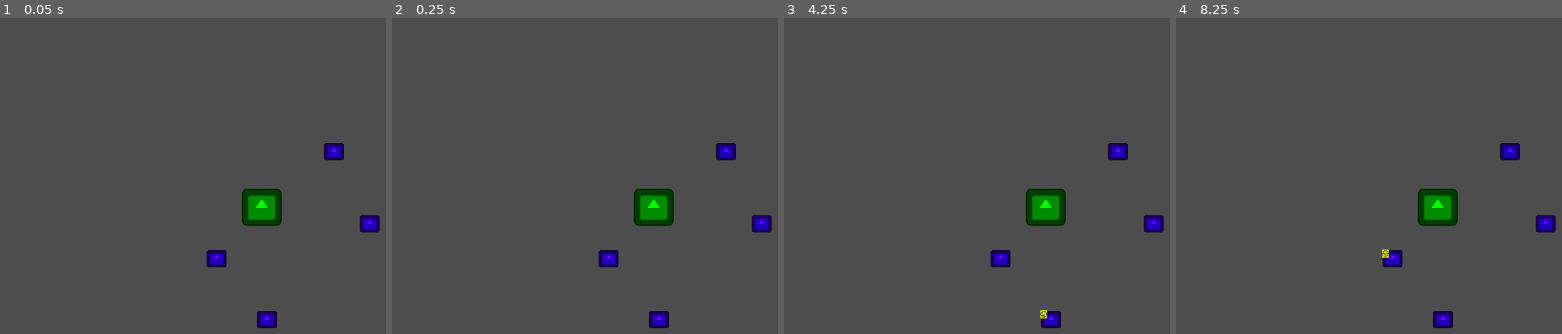
Above: before the commit, frames 1-4 (left to right).
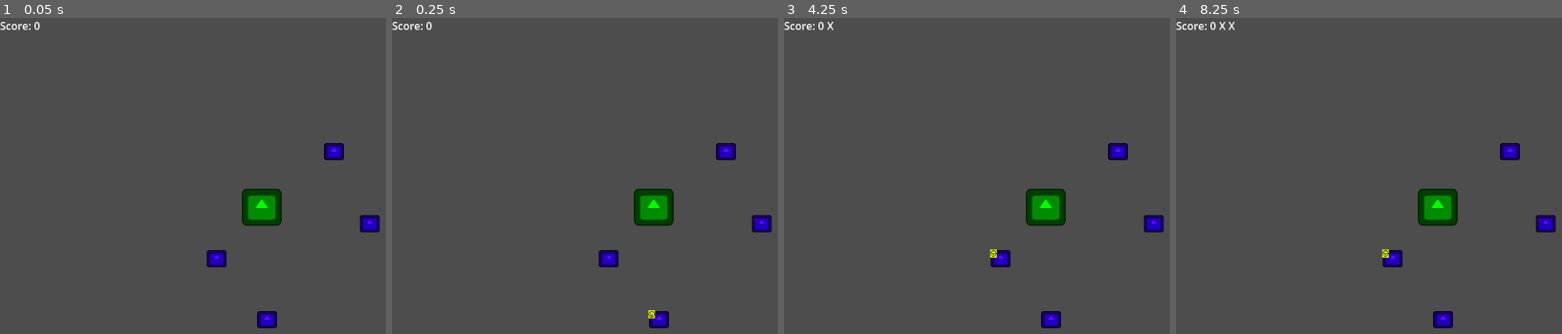
Above: after the commit, the same moments.

Repository: SamarthGuptha/arcanedispatch
Game: Godot game, scene res://node_2d.tscn
The game is run twice, just before and just after one commit, with the same random seed, the same clock (stepped at 60 frames per second) and the same inputs. The engine's default icon, where the game draws it, is replaced by a stand-in: a white triangle on a blue panel in a dark square.
Inputs (mouse positions are in pixels of both pictures, inside the frame that each line leads up to):
- Up to frame 1 (0.05 s): no input
- Up to frame 2 (0.25 s): no input
- Up to frame 3 (4.25 s): tap Enter (ui_accept) at 0.5, 0.77, 1.25, 1.52, 2, 2.75, 3.02, 3.5, 3.77 s; move the mouse to (1046, 207) at 0.52 s; click (1046, 207) at 0.67 s; move the mouse to (1050, 318) at 1.27 s; click (1050, 318) at 1.42 s; move the mouse to (1154, 223) at 2.02 s; click (1154, 223) at 2.17 s; move the mouse to (1000, 258) at 2.77 s; click (1000, 258) at 2.92 s; move the mouse to (1119, 150) at 3.52 s; click (1119, 150) at 3.67 s
- Up to frame 4 (8.25 s): move the mouse to (1330, 166) at 4.27 s; click (1330, 166) at 4.42 s; tap Enter (ui_accept) at 4.52, 5, 6.02, 6.77, 7.52 s; move the mouse to (outside the picture) at 5.02 s; click (outside the picture) at 5.17 s; move the mouse to (1442, 125) at 5.77 s; click (1442, 125) at 5.92 s; move the mouse to (outside the picture) at 6.52 s; click (outside the picture) at 6.67 s; move the mouse to (1403, 255) at 7.27 s; click (1403, 255) at 7.42 s; move the mouse to (outside the picture) at 8.02 s; click (outside the picture) at 8.17 s

The runs differ from the first frame. In frame 1, 0.1% of the frame differs, in the area x 0-11%, y 1-4%; in frame 2, 0.2%; in frame 3, 0.3%, in the area x 0-69%, y 1-96%; in frame 4, 0.2%.

Commit message:
feat: scoring

Diff:
--- /dev/null
+++ b/GameOverUI.gd
@@ -0,0 +1,8 @@
+extends CanvasLayer
+@onready var restart_button = $ColorRect/VBoxContainer/Button
+
+func _ready():
+	restart_button.pressed.connect(_on_restart_button_pressed)
+func _on_restart_button_pressed():
+	get_tree().paused = false
+	get_tree().reload_current_scene()
--- /dev/null
+++ b/GameOverUI.tscn
@@ -0,0 +1,25 @@
+[gd_scene load_steps=2 format=3 uid="uid://bopvrh5v1d72k"]
+
+[ext_resource type="Script" path="res://GameOverUI.gd" id="1_a7k5t"]
+
+[node name="CanvasLayer" type="CanvasLayer"]
+visible = false
+script = ExtResource("1_a7k5t")
+
+[node name="ColorRect" type="ColorRect" parent="."]
+anchors_preset = 15
+anchor_right = 1.0
+anchor_bottom = 1.0
+grow_horizontal = 2
+grow_vertical = 2
+color = Color(0, 0, 0, 1)
+
+[node name="VBoxContainer" type="VBoxContainer" parent="ColorRect"]
+layout_mode = 0
+offset_right = 40.0
+offset_bottom = 40.0
+tooltip_text = "Game Over"
+
+[node name="Button" type="Button" parent="ColorRect/VBoxContainer"]
+layout_mode = 2
+text = "Restart"
--- /dev/null
+++ b/HUD.tscn
@@ -0,0 +1,18 @@
+[gd_scene load_steps=2 format=3 uid="uid://ltpjavmxugoc"]
+
+[ext_resource type="Script" path="res://hud.gd" id="1_hxawo"]
+
+[node name="CanvasLayer" type="CanvasLayer"]
+script = ExtResource("1_hxawo")
+
+[node name="HBoxContainer" type="HBoxContainer" parent="."]
+anchors_preset = 10
+anchor_right = 1.0
+grow_horizontal = 2
+
+[node name="ScoreLabel" type="Label" parent="HBoxContainer"]
+layout_mode = 2
+text = "Score: 0"
+
+[node name="StrikesContainer" type="HBoxContainer" parent="HBoxContainer"]
+layout_mode = 2
--- a/RequestManager.gd
+++ b/RequestManager.gd
@@ -1,6 +1,15 @@
 extends Node
 var request_timer = Timer.new()
 var active_tower = null
+var towers = []
+
+var score = 0
+var strikes = 0
+var max_strikes = 3
+
+signal score_updated(new_score)
+signal strikes_updated(new_strikes)
+signal game_over
 
 func _ready():
 	request_timer.wait_time = 4.0
@@ -8,18 +17,31 @@
 	request_timer.timeout.connect(create_new_request)
 	add_child(request_timer)
 	request_timer.start()
+
+	await get_tree().create_timer(0.1).timeout
+	create_new_request()
 func create_new_request():
-	if is_instance_valid(active_tower):
+	if active_tower != null:
+		add_strike()
+	towers = get_tree().get_nodes_in_group("towers")
+	if towers.is_empty():
+		return
+	if active_tower:
+		active_tower.set_active_request(false)
+	towers.shuffle()
+	active_tower = towers[0]
+	active_tower.set_active_request(true)
+func complete_request(tower_node):
+	if tower_node == active_tower:
+		score+=1
+		score_updated.emit(score)
 		active_tower.set_active_request(false)
 		active_tower = null
-	var all_towers = get_tree().get_nodes_in_group("towers")
-	if all_towers.size()>0:
-		all_towers.shuffle()
-		active_tower = all_towers[0]
-		active_tower.set_active_request(true)
-func complete_request(tower_node):
-	if tower_node == active_tower:
-		active_tower.set_active_request(false)
-		active_tower = null
+		request_timer.start()
 		return true
 	return false
+func add_strike():
+	strikes+=1
+	strikes_updated.emit(strikes)
+	if strikes>=max_strikes:
+		game_over.emit()
--- /dev/null
+++ b/game_over_ui.gd
@@ -0,0 +1,11 @@
+extends CanvasLayer
+
+
+# Called when the node enters the scene tree for the first time.
+func _ready() -> void:
+	pass # Replace with function body.
+
+
+# Called every frame. 'delta' is the elapsed time since the previous frame.
+func _process(delta: float) -> void:
+	pass
--- /dev/null
+++ b/hud.gd
@@ -0,0 +1,20 @@
+extends CanvasLayer
+@onready var score_label = $HBoxContainer/ScoreLabel
+@onready var strikes_container = $HBoxContainer/StrikesContainer
+
+func _ready():
+	RequestManager.score_updated.connect(update_score)
+	RequestManager.strikes_updated.connect(update_strikes)
+
+	update_score(RequestManager.score)
+	update_strikes(RequestManager.strikes)
+func update_score(new_score):
+	score_label.text = "Score: " + str(new_score)
+func update_strikes(new_strikes):
+	for child in strikes_container.get_children():
+		child.queue_free()
+
+	for i in range(new_strikes):
+		var strike_icon = Label.new()
+		strike_icon.text = "X"
+		strikes_container.add_child(strike_icon)
--- a/node_2d.tscn
+++ b/node_2d.tscn
@@ -1,8 +1,10 @@
-[gd_scene load_steps=4 format=3 uid="uid://b6vd86drxuosk"]
+[gd_scene load_steps=6 format=3 uid="uid://b6vd86drxuosk"]
 
 [ext_resource type="Script" path="res://main.gd" id="1_3ency"]
 [ext_resource type="PackedScene" uid="uid://dkull4foo6a2y" path="res://depot.tscn" id="2_dfv72"]
 [ext_resource type="PackedScene" uid="uid://dnkmo5n67nujv" path="res://tower.tscn" id="3_mwbqg"]
+[ext_resource type="PackedScene" uid="uid://bopvrh5v1d72k" path="res://GameOverUI.tscn" id="4_pwxs8"]
+[ext_resource type="PackedScene" uid="uid://ltpjavmxugoc" path="res://HUD.tscn" id="5_a4qrt"]
 
 [node name="Node2D" type="Node2D"]
 script = ExtResource("1_3ency")
@@ -23,3 +25,7 @@
 
 [node name="Tower4" parent="." groups=["towers"] instance=ExtResource("3_mwbqg")]
 position = Vector2(-72, -122)
+
+[node name="CanvasLayer" parent="." instance=ExtResource("4_pwxs8")]
+
+[node name="CanvasLayer2" parent="." instance=ExtResource("5_a4qrt")]
